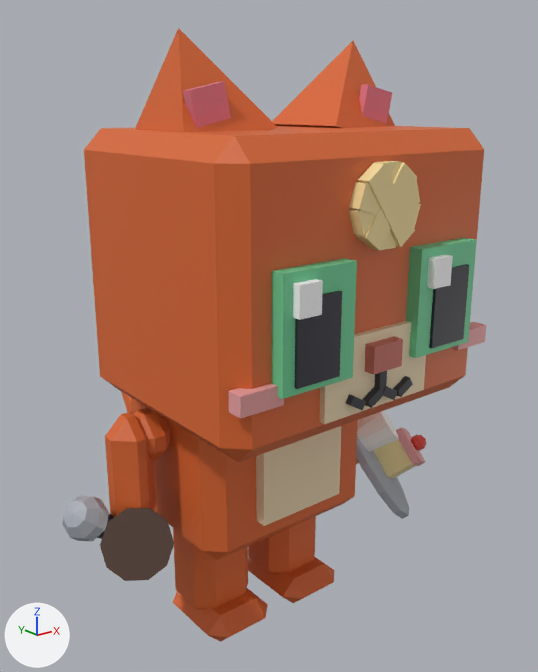
Two versions of the FBX model assets/cat-cafe/exports/CatCafe_Cat_Ginger_Work.fbx, one commit apart.
The view is the same before and after, from a 50 mm lens placed at (-0.0143, -0.0196, 0.0174), pointed at (0.0017, 0.0003, 0.0095). Arrows for +X, +Y and +Z are at lower left; the lights stay in place. The first picture is the older version. Where no turn or scale is listed for an object, it has been applied to the vertices.

Names of what the first picture shows: 'CatCafe_Cat_Ginger_Work_Body', 'CatCafe_Cat_Ginger_Work_EarL', 'CatCafe_Cat_Ginger_Work_EarR', 'CatCafe_Cat_Ginger_Work_Eye1', 'CatCafe_Cat_Ginger_Work_Eye2', 'CatCafe_Cat_Ginger_Work_Head', 'CatCafe_Cat_Ginger_Work_Held_Barista', 'CatCafe_Cat_Ginger_Work_Held_Entertainer', 'CatCafe_Cat_Ginger_Work_Held_Waiter', 'CatCafe_Cat_Ginger_Work_LegB1', 'CatCafe_Cat_Ginger_Work_LegB2', 'CatCafe_Cat_Ginger_Work_LegF2' and 1 more.
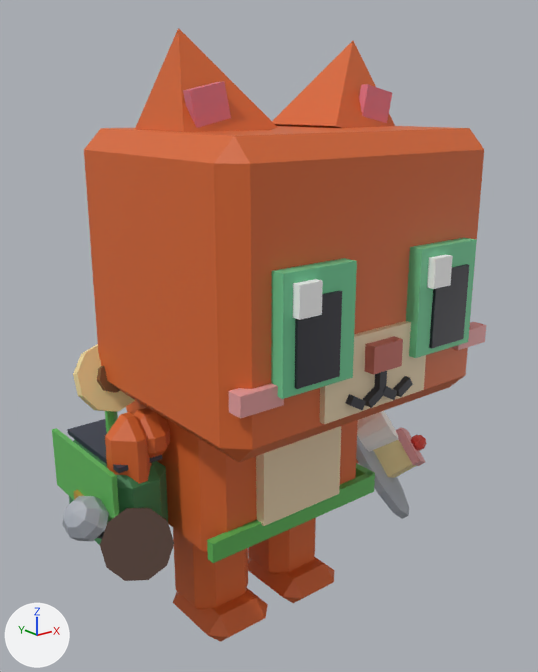
Diff of the bpy script that builds the scene:
```diff
--- a/assets/cat-cafe/exports/CatCafe_Cat_Ginger_Work.fbx.py
+++ b/assets/cat-cafe/exports/CatCafe_Cat_Ginger_Work.fbx.py
@@ me_catcafe_cat_ginger_work_head @@
 # used by ob_catcafe_cat_ginger_work_head; location = (0.0, -0.00095, 0.00969)
-me_catcafe_cat_ginger_work_head.from_pydata(...)  # 136 vertices, 110 faces; spans x -0.00475..0.00475, y -0.00594..0.00219, z -0.00095..0.00703
+me_catcafe_cat_ginger_work_head.from_pydata(...)  # 96 vertices, 80 faces; spans x -0.00475..0.00475, y -0.00594..0.00219, z -0.00095..0.00703
+# me_catcafe_cat_ginger_work_head part 1: the loose piece of 8 vertices spanning x -0.0009..0.0009, y -0.0058..-0.00542, z 0.00415..0.0063 is deleted
+# me_catcafe_cat_ginger_work_head part 2: the loose piece of 8 vertices spanning x -0.00032..0.00032, y -0.00572..-0.00534, z 0.00413..0.00632 is deleted
+# me_catcafe_cat_ginger_work_head part 3: the loose piece of 8 vertices spanning x -0.0009..0.0009, y -0.00583..-0.00545, z 0.00415..0.0063 is deleted
+# me_catcafe_cat_ginger_work_head part 4: the loose piece of 8 vertices spanning x -0.00114..0.00114, y -0.00575..-0.00537, z 0.00458..0.00587 is deleted
+# me_catcafe_cat_ginger_work_head part 5: the loose piece of 8 vertices spanning x -0.00114..0.00114, y -0.00578..-0.0054, z 0.00458..0.00587 is deleted
 me_catcafe_cat_ginger_work_head.materials.append(mat_catcafe_palette)
@@ me_catcafe_cat_ginger_work_body @@
 # used by ob_catcafe_cat_ginger_work_body; location = (0.0, 0.0, 0.0)
-me_catcafe_cat_ginger_work_body.from_pydata(...)  # 80 vertices, 84 faces; spans x -0.00465..0.00466, y -0.00356..0.00204, z 0.00361..0.01045
+me_catcafe_cat_ginger_work_body.from_pydata(...)  # 200 vertices, 176 faces; spans x -0.00575..0.00466, y -0.00356..0.00282, z 0.00334..0.01045
+# me_catcafe_cat_ginger_work_body part 6: a new loose piece, a box spanning x -0.00347..0.00347, y -0.00344..-0.00315, z 0.00423..0.00489, in mat_catcafe_palette
+# me_catcafe_cat_ginger_work_body part 7: a new loose piece, a box spanning x 0.0033..0.00358, y -0.00332..0.00218, z 0.00423..0.00489, in mat_catcafe_palette
+# me_catcafe_cat_ginger_work_body part 8: a new loose piece, a box spanning x -0.00561..-0.00544, y -0.00145..0.00282, z 0.00492..0.00699, in mat_catcafe_palette
+# me_catcafe_cat_ginger_work_body part 9: a new loose piece, a box spanning x -0.00575..-0.00558, y 0.00027..0.0011, z 0.00479..0.00547, in mat_catcafe_palette
+# me_catcafe_cat_ginger_work_body part 10: a new loose piece, a box spanning x -0.00521..-0.0037, y -0.00111..0.00247, z 0.00684..0.007, in mat_catcafe_palette
+# me_catcafe_cat_ginger_work_body part 11: a new loose piece, a 6-sided cylinder along z spanning x -0.00462..-0.00429, y 0.00049..0.00088, z 0.00692..0.00912, in mat_catcafe_palette
+# me_catcafe_cat_ginger_work_body part 12: a new loose piece of 24 vertices spanning x -0.00549..-0.00342, y -0.00138..0.00275, z 0.00334..0.00692, in mat_catcafe_palette
+# me_catcafe_cat_ginger_work_body part 13: a new loose piece of 20 vertices spanning x -0.00556..-0.00346, y 0.00001..0.00108, z 0.00817..0.01036, in mat_catcafe_palette
+# me_catcafe_cat_ginger_work_body part 14: a new loose piece of 16 vertices spanning x -0.005..-0.00401, y 0.00002..0.00074, z 0.00878..0.00985, in mat_catcafe_palette
+# other edits to the shape of me_catcafe_cat_ginger_work_body do not show in these pictures
 me_catcafe_cat_ginger_work_body.materials.append(mat_catcafe_palette)
```

Boxes [x1, y1, x2, y2] around the edits, measured in the pictures (538 x 672 px):
'CatCafe_Cat_Ginger_Work_Body', reshaped
    before: [131, 398, 358, 560]
    after: [52, 344, 375, 563]
part 1 of me_catcafe_cat_ginger_work_head, deleted (beige)
    before: [355, 162, 417, 251]
part 2 of me_catcafe_cat_ginger_work_head, deleted
    before: [374, 161, 400, 250]
part 3 of me_catcafe_cat_ginger_work_head, deleted (beige)
    before: [358, 163, 415, 247]
part 4 of me_catcafe_cat_ginger_work_head, deleted (beige)
    before: [349, 178, 420, 236]
part 5 of me_catcafe_cat_ginger_work_head, deleted (beige)
    before: [349, 182, 421, 228]
part 6 of me_catcafe_cat_ginger_work_body, added (green)
    after: [207, 472, 375, 563]
part 7 of me_catcafe_cat_ginger_work_body, added
    after: [355, 463, 375, 477]
part 8 of me_catcafe_cat_ginger_work_body, added (green)
    after: [52, 428, 119, 523]
part 9 of me_catcafe_cat_ginger_work_body, added (mostly hidden)
    after: [74, 490, 84, 500]
part 10 of me_catcafe_cat_ginger_work_body, added
    after: [67, 419, 162, 473]
part 11 of me_catcafe_cat_ginger_work_body, added (mostly hidden)
    after: [105, 411, 118, 434]
part 12 of me_catcafe_cat_ginger_work_body, added (green)
    after: [69, 439, 168, 545]
part 13 of me_catcafe_cat_ginger_work_body, added (brown)
    after: [73, 344, 135, 412]
part 14 of me_catcafe_cat_ginger_work_body, added
    after: [97, 366, 120, 392]
